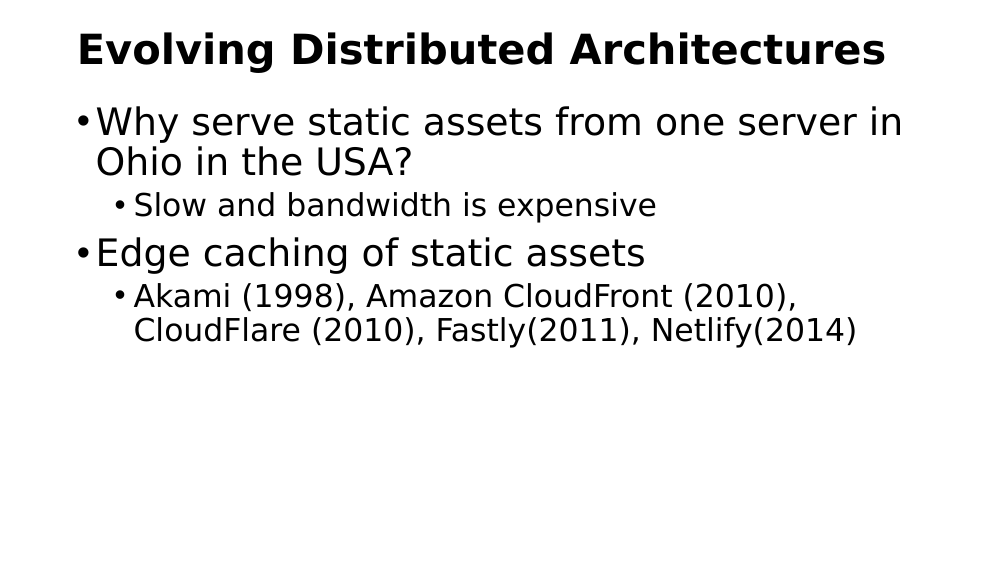
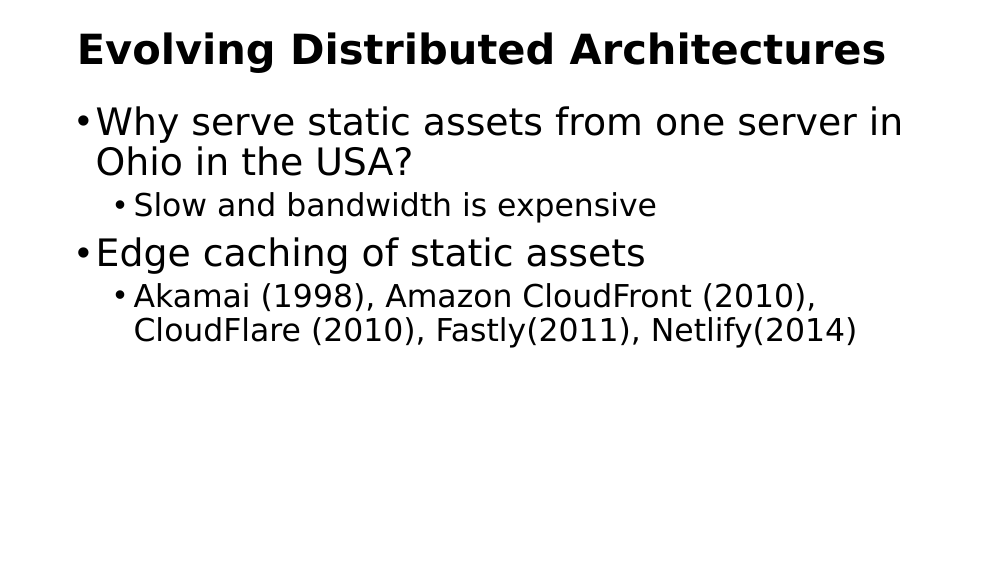
Before and after one commit to csev/pg4e, a slide deck: slide 4 of lectures/07-DenoKV.pptx. Drawn at 1008x567 pixels with LibreOffice and Linux fonts; fonts in the diff are those of the drawing. Boxes give left, top, right and bottom in pixels: in the first picture for what was removed or moved away, otherwise in the second. Text is boxed around its words. In the diff, an @@ line names an element or a change of style, - is before the commit and + after.

Commit message:
Fix Akamai typo from Fatima

```diff
--- a/lectures/07-DenoKV.pptx
+++ b/lectures/07-DenoKV.pptx
@@ text at (x1=134, y1=283, x2=858, y2=348): text changed @@
-  • Akami (1998), Amazon CloudFront (2010), CloudFlare (2010), Fastly(2011), Netlify(2014)
+  • Akamai (1998), Amazon CloudFront (2010), CloudFlare (2010), Fastly(2011), Netlify(2014)
```
